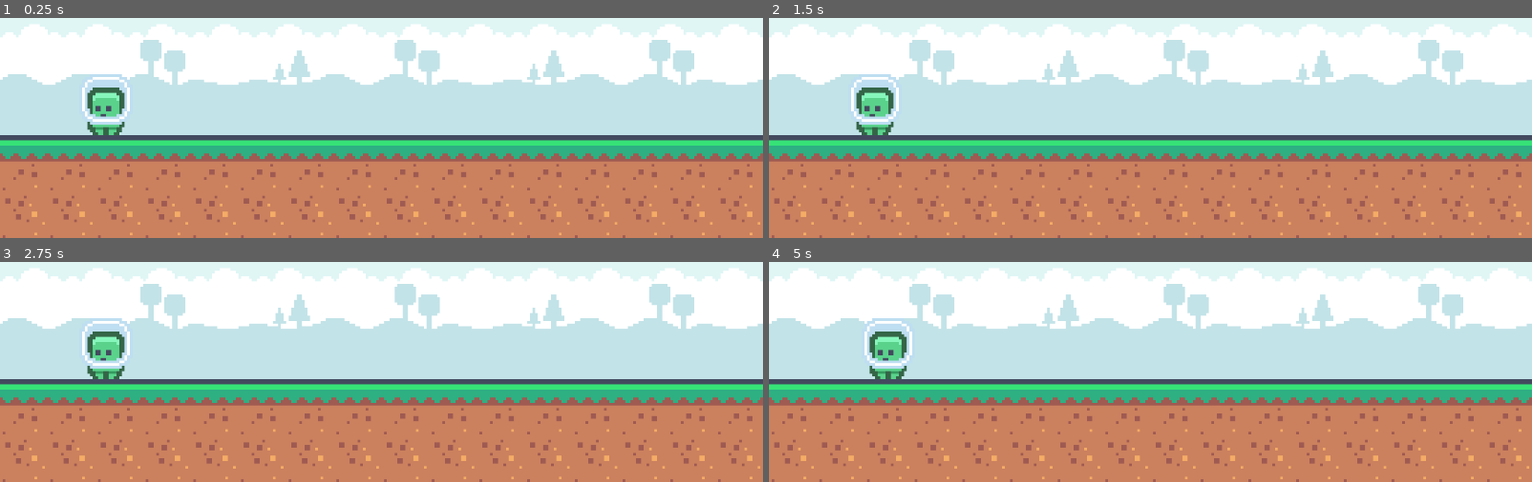
Above: before the commit, frames 1-4 (two rows, left to right).
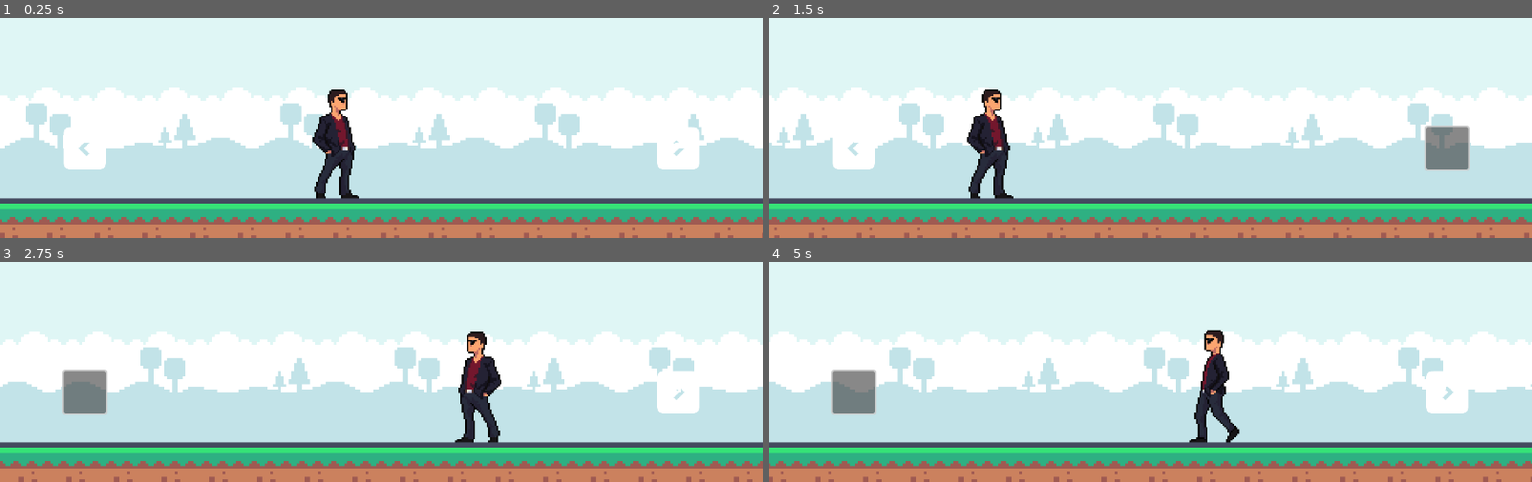
Above: after the commit, the same moments.

Repository: lzy3me/flukejs-journey
Game: Godot game, scene res://scenes/world.tscn
Same seed, same stepped clock (60 frames per second), same inputs: the game is played once before the commit and once after it.
Inputs (mouse positions are in pixels of both pictures, inside the frame that each line leads up to):
- Up to frame 1 (0.25 s): no input
- Up to frame 2 (1.5 s): click (1448, 147) at 0.52 s; click (1448, 147) at 1.27 s
- Up to frame 3 (2.75 s): click (83, 391) at 2.02 s
- Up to frame 4 (5 s): click (852, 391) at 2.77 s; tap Enter at 3.5 s; hold Right (ui_right) 3.53-4.28 s; hold Left (ui_left) from 4.28 s (still down)

The runs differ from the first frame. In frame 1, 86% of the frame differs, in the area x 0-100%, y 3-100%; in frame 2, 86%; in frame 3, 86%; in frame 4, 86%.

Commit message:
Add export presets for Web platform and update player controls
- Added export_presets.cfg for Web export configuration.
- Updated .gitignore to include export directory.
- Introduced new assets for player controls including button textures.
- Enhanced player movement script with button input handling and animation logic.
- Adjusted player scene to incorporate new assets and animations.

Diff:
--- /dev/null
+++ b/assets/left_btn.tres
@@ -0,0 +1,7 @@
+[gd_resource type="StyleBoxTexture" load_steps=2 format=3 uid="uid://cxcyjrluuaxm4"]
+
+[ext_resource type="Texture2D" uid="uid://cgrslob5gohy" path="res://assets/keyboard-&-mouse_sheet_double.png" id="1_d0j3u"]
+
+[resource]
+texture = ExtResource("1_d0j3u")
+region_rect = Rect2(272, 1424, 96, 96)
--- /dev/null
+++ b/assets/left_btn_press.tres
@@ -0,0 +1,7 @@
+[gd_resource type="StyleBoxTexture" load_steps=2 format=3 uid="uid://mkqyc57v84vx"]
+
+[ext_resource type="Texture2D" uid="uid://cgrslob5gohy" path="res://assets/keyboard-&-mouse_sheet_double.png" id="1_42rgo"]
+
+[resource]
+texture = ExtResource("1_42rgo")
+region_rect = Rect2(400, 1424, 96, 96)
--- /dev/null
+++ b/assets/right_btn.tres
@@ -0,0 +1,7 @@
+[gd_resource type="StyleBoxTexture" load_steps=2 format=3 uid="uid://df4l3lh3pnnnn"]
+
+[ext_resource type="Texture2D" uid="uid://cgrslob5gohy" path="res://assets/keyboard-&-mouse_sheet_double.png" id="1_wnyx3"]
+
+[resource]
+texture = ExtResource("1_wnyx3")
+region_rect = Rect2(16, 1424, 96, 96)
--- /dev/null
+++ b/assets/right_btn_press.tres
@@ -0,0 +1,7 @@
+[gd_resource type="StyleBoxTexture" load_steps=2 format=3 uid="uid://3hhp03dxi31v"]
+
+[ext_resource type="Texture2D" uid="uid://cgrslob5gohy" path="res://assets/keyboard-&-mouse_sheet_double.png" id="1_hm8r6"]
+
+[resource]
+texture = ExtResource("1_hm8r6")
+region_rect = Rect2(144, 1424, 96, 96)
--- a/project.godot
+++ b/project.godot
@@ -15,12 +15,14 @@
 config/features=PackedStringArray("4.4", "GL Compatibility")
 config/icon="res://icon.svg"
 
-[display]
+[gui]
 
-window/size/mode=2
+theme/default_font_multichannel_signed_distance_field=true
 
 [rendering]
 
 textures/canvas_textures/default_texture_filter=0
 renderer/rendering_method="gl_compatibility"
 renderer/rendering_method.mobile="gl_compatibility"
+textures/vram_compression/import_etc2_astc=true
+anti_aliasing/quality/screen_space_aa=1
--- a/scenes/player.tscn
+++ b/scenes/player.tscn
@@ -1,24 +1,266 @@
-[gd_scene load_steps=4 format=3 uid="uid://dd2ocdvvcfbkv"]
+[gd_scene load_steps=30 format=3 uid="uid://dd2ocdvvcfbkv"]
 
 [ext_resource type="Script" uid="uid://cw8rd5bltt2x3" path="res://scripts/player.gd" id="1_g2els"]
-[ext_resource type="Texture2D" uid="uid://x634yamub85" path="res://assets/Tiles/Characters/tile_0000.png" id="2_qhqgy"]
+[ext_resource type="Texture2D" uid="uid://chxakx7wl4i07" path="res://assets/City_men_3/Idle.png" id="2_fjrip"]
+[ext_resource type="StyleBox" uid="uid://mkqyc57v84vx" path="res://assets/left_btn_press.tres" id="3_dqkch"]
+[ext_resource type="Texture2D" uid="uid://bwddetl8jaybe" path="res://assets/City_men_3/Walk.png" id="3_fjrip"]
+[ext_resource type="StyleBox" uid="uid://3hhp03dxi31v" path="res://assets/right_btn_press.tres" id="3_tuyoq"]
+[ext_resource type="StyleBox" uid="uid://df4l3lh3pnnnn" path="res://assets/right_btn.tres" id="4_fjrip"]
+[ext_resource type="StyleBox" uid="uid://cxcyjrluuaxm4" path="res://assets/left_btn.tres" id="4_qlg0r"]
 
 [sub_resource type="RectangleShape2D" id="RectangleShape2D_dqkch"]
-size = Vector2(20, 23)
+size = Vector2(18, 40)
+
+[sub_resource type="AtlasTexture" id="AtlasTexture_smehm"]
+atlas = ExtResource("2_fjrip")
+region = Rect2(0, 0, 128, 128)
+
+[sub_resource type="AtlasTexture" id="AtlasTexture_ur7pv"]
+atlas = ExtResource("2_fjrip")
+region = Rect2(128, 0, 128, 128)
+
+[sub_resource type="AtlasTexture" id="AtlasTexture_y4r1p"]
+atlas = ExtResource("2_fjrip")
+region = Rect2(256, 0, 128, 128)
+
+[sub_resource type="AtlasTexture" id="AtlasTexture_d2wvv"]
+atlas = ExtResource("2_fjrip")
+region = Rect2(384, 0, 128, 128)
+
+[sub_resource type="AtlasTexture" id="AtlasTexture_3v2ag"]
+atlas = ExtResource("2_fjrip")
+region = Rect2(512, 0, 128, 128)
+
+[sub_resource type="AtlasTexture" id="AtlasTexture_jej6c"]
+atlas = ExtResource("2_fjrip")
+region = Rect2(640, 0, 128, 128)
+
+[sub_resource type="AtlasTexture" id="AtlasTexture_f1ej7"]
+atlas = ExtResource("3_fjrip")
+region = Rect2(0, 0, 128, 128)
+
+[sub_resource type="AtlasTexture" id="AtlasTexture_oprun"]
+atlas = ExtResource("3_fjrip")
+region = Rect2(128, 0, 128, 128)
+
+[sub_resource type="AtlasTexture" id="AtlasTexture_a8ls1"]
+atlas = ExtResource("3_fjrip")
+region = Rect2(256, 0, 128, 128)
+
+[sub_resource type="AtlasTexture" id="AtlasTexture_qfm1y"]
+atlas = ExtResource("3_fjrip")
+region = Rect2(384, 0, 128, 128)
+
+[sub_resource type="AtlasTexture" id="AtlasTexture_fulsm"]
+atlas = ExtResource("3_fjrip")
+region = Rect2(512, 0, 128, 128)
+
+[sub_resource type="AtlasTexture" id="AtlasTexture_4r5pv"]
+atlas = ExtResource("3_fjrip")
+region = Rect2(640, 0, 128, 128)
+
+[sub_resource type="AtlasTexture" id="AtlasTexture_60mlk"]
+atlas = ExtResource("3_fjrip")
+region = Rect2(768, 0, 128, 128)
+
+[sub_resource type="AtlasTexture" id="AtlasTexture_i4ail"]
+atlas = ExtResource("3_fjrip")
+region = Rect2(896, 0, 128, 128)
+
+[sub_resource type="AtlasTexture" id="AtlasTexture_a38lo"]
+atlas = ExtResource("3_fjrip")
+region = Rect2(1024, 0, 128, 128)
+
+[sub_resource type="AtlasTexture" id="AtlasTexture_4ni07"]
+atlas = ExtResource("3_fjrip")
+region = Rect2(1152, 0, 128, 128)
+
+[sub_resource type="SpriteFrames" id="SpriteFrames_f1ej7"]
+resource_local_to_scene = true
+animations = [{
+"frames": [{
+"duration": 1.0,
+"texture": SubResource("AtlasTexture_smehm")
+}, {
+"duration": 1.0,
+"texture": SubResource("AtlasTexture_ur7pv")
+}, {
+"duration": 1.0,
+"texture": SubResource("AtlasTexture_y4r1p")
+}, {
+"duration": 1.0,
+"texture": SubResource("AtlasTexture_d2wvv")
+}, {
+"duration": 1.0,
+"texture": SubResource("AtlasTexture_3v2ag")
+}, {
+"duration": 1.0,
+"texture": SubResource("AtlasTexture_jej6c")
+}],
+"loop": true,
+"name": &"idle",
+"speed": 7.0
+}, {
+"frames": [{
+"duration": 1.0,
+"texture": SubResource("AtlasTexture_f1ej7")
+}, {
+"duration": 1.0,
+"texture": SubResource("AtlasTexture_oprun")
+}, {
+"duration": 1.0,
+"texture": SubResource("AtlasTexture_a8ls1")
+}, {
+"duration": 1.0,
+"texture": SubResource("AtlasTexture_qfm1y")
+}, {
+"duration": 1.0,
+"texture": SubResource("AtlasTexture_fulsm")
+}, {
+"duration": 1.0,
+"texture": SubResource("AtlasTexture_4r5pv")
+}, {
+"duration": 1.0,
+"texture": SubResource("AtlasTexture_60mlk")
+}, {
+"duration": 1.0,
+"texture": SubResource("AtlasTexture_i4ail")
+}, {
+"duration": 1.0,
+"texture": SubResource("AtlasTexture_a38lo")
+}, {
+"duration": 1.0,
+"texture": SubResource("AtlasTexture_4ni07")
+}],
+"loop": false,
+"name": &"walk",
+"speed": 15.0
+}]
+
+[sub_resource type="Animation" id="Animation_fjrip"]
+resource_name = "move_left"
+length = 0.5
+tracks/0/type = "value"
+tracks/0/imported = false
+tracks/0/enabled = true
+tracks/0/path = NodePath("Camera2D:offset")
+tracks/0/interp = 1
+tracks/0/loop_wrap = true
+tracks/0/keys = {
+"times": PackedFloat32Array(0, 0.5),
+"transitions": PackedFloat32Array(1, 0.435275),
+"update": 0,
+"values": [Vector2(50, -50), Vector2(-50, -50)]
+}
+
+[sub_resource type="Animation" id="Animation_smehm"]
+resource_name = "move_right"
+length = 0.5
+tracks/0/type = "value"
+tracks/0/imported = false
+tracks/0/enabled = true
+tracks/0/path = NodePath("Camera2D:offset")
+tracks/0/interp = 1
+tracks/0/loop_wrap = true
+tracks/0/keys = {
+"times": PackedFloat32Array(0, 0.5),
+"transitions": PackedFloat32Array(1, 0.378929),
+"update": 0,
+"values": [Vector2(-50, -50), Vector2(50, -50)]
+}
+
+[sub_resource type="Animation" id="Animation_ur7pv"]
+length = 0.001
+tracks/0/type = "value"
+tracks/0/imported = false
+tracks/0/enabled = true
+tracks/0/path = NodePath("Camera2D:offset")
+tracks/0/interp = 1
+tracks/0/loop_wrap = true
+tracks/0/keys = {
+"times": PackedFloat32Array(0),
+"transitions": PackedFloat32Array(1),
+"update": 0,
+"values": [Vector2(0, 0)]
+}
+
+[sub_resource type="AnimationLibrary" id="AnimationLibrary_y4r1p"]
+_data = {
+&"RESET": SubResource("Animation_ur7pv"),
+&"move_left": SubResource("Animation_fjrip"),
+&"move_right": SubResource("Animation_smehm")
+}
 
 [node name="player" type="CharacterBody2D"]
 script = ExtResource("1_g2els")
 
 [node name="CollisionShape2D" type="CollisionShape2D" parent="."]
-position = Vector2(0, 0.5)
+position = Vector2(-1, -4)
 shape = SubResource("RectangleShape2D_dqkch")
 
-[node name="Sprite2D" type="Sprite2D" parent="."]
-texture = ExtResource("2_qhqgy")
+[node name="AnimatedSprite2D" type="AnimatedSprite2D" parent="."]
+position = Vector2(-1.90735e-06, -24)
+scale = Vector2(0.625, 0.625)
+sprite_frames = SubResource("SpriteFrames_f1ej7")
+animation = &"walk"
+autoplay = "idle"
+frame = 9
+frame_progress = 1.0
 
 [node name="Camera2D" type="Camera2D" parent="."]
-offset = Vector2(0, -30)
 zoom = Vector2(4, 4)
 limit_left = 0
 position_smoothing_enabled = true
-position_smoothing_speed = 15.0
+position_smoothing_speed = 2.0
+
+[node name="AnimationPlayer" type="AnimationPlayer" parent="."]
+libraries = {
+&"": SubResource("AnimationLibrary_y4r1p")
+}
+
+[node name="GUI" type="CanvasLayer" parent="."]
+
+[node name="Container" type="ColorRect" parent="GUI"]
+anchors_preset = 15
+anchor_right = 1.0
+anchor_bottom = 1.0
+grow_horizontal = 2
+grow_vertical = 2
+color = Color(1, 1, 1, 0)
+
+[node name="rightBtn" type="Button" parent="GUI/Container"]
+layout_mode = 1
+anchors_preset = 3
+anchor_left = 1.0
+anchor_top = 1.0
+anchor_right = 1.0
+anchor_bottom = 1.0
+offset_left = -160.0
+offset_top = -168.0
+offset_right = -96.0
+offset_bottom = -104.0
+grow_horizontal = 0
+grow_vertical = 0
+theme_override_styles/pressed = ExtResource("3_tuyoq")
+theme_override_styles/normal = ExtResource("4_fjrip")
+
+[node name="leftBtn" type="Button" parent="GUI/Container"]
+layout_mode = 1
+anchors_preset = 3
+anchor_left = 1.0
+anchor_top = 1.0
+anchor_right = 1.0
+anchor_bottom = 1.0
+offset_left = -1056.0
+offset_top = -168.0
+offset_right = -992.0
+offset_bottom = -104.0
+grow_horizontal = 0
+grow_vertical = 0
+theme_override_styles/pressed = ExtResource("3_dqkch")
+theme_override_styles/normal = ExtResource("4_qlg0r")
+
+[connection signal="button_down" from="GUI/Container/rightBtn" to="." method="go_right_btn"]
+[connection signal="button_up" from="GUI/Container/rightBtn" to="." method="cancel_go"]
+[connection signal="button_down" from="GUI/Container/leftBtn" to="." method="go_left_btn"]
+[connection signal="button_up" from="GUI/Container/leftBtn" to="." method="cancel_go"]
--- a/scenes/world.tscn
+++ b/scenes/world.tscn
@@ -749,4 +749,4 @@
 tile_set = SubResource("TileSet_k0juu")
 
 [node name="player" parent="." instance=ExtResource("1_nnsk1")]
-position = Vector2(40, 294)
+position = Vector2(172, 290)
--- a/scripts/player.gd
+++ b/scripts/player.gd
@@ -2,18 +2,70 @@
 
 @export var speed = 100
 @export var gravity = 1800
+
+@onready var player = $"."
+
+var actionStrength = 0.0
+var last_direction = 0
+var current_direction = 0
+
+func _init() -> void:
+	print(OS.get_name())
+	if OS.get_name() == "Android" or OS.get_name() == "IOS":
+		$"GUI".show()
+
+func _ready() -> void:
+	current_direction = 1
 
 func _physics_process(delta: float) -> void:
 	velocity.y += gravity * delta
 
 	horizontal_movement()
 	move_and_slide()
+	player_animation()
 
 func horizontal_movement():
-	var horizontal_input = Input.get_action_strength("ui_right") - Input.get_action_strength("ui_left")
+	var horizontal_input = Input.get_action_strength("ui_right") - Input.get_action_strength("ui_left") + actionStrength
 
-	if $".".position.x < 10:
+	if player.position.x < 10:
 		velocity.x = 0
-		$".".position.x = 10
+		player.position.x = 10
 	else:
 		velocity.x = horizontal_input * speed
+
+func go_right_btn():
+	actionStrength = 1.0
+
+func go_left_btn():
+	actionStrength = -1.0
+
+func cancel_go():
+	actionStrength = 0.0
+
+func player_animation():
+	if Input.is_action_pressed("ui_left") || actionStrength < 0:
+		$AnimatedSprite2D.flip_h = true
+		$AnimatedSprite2D.play("walk")
+
+	if Input.is_action_pressed("ui_right") || actionStrength > 0:
+		$AnimatedSprite2D.flip_h = false
+		$AnimatedSprite2D.play("walk")
+
+	if !Input.is_anything_pressed():
+		$AnimatedSprite2D.play("idle")
+
+func _process(delta: float) -> void:
+	if velocity.x > 0:
+		current_direction = 1
+	elif velocity.x < 0:
+		current_direction = -1
+
+	if current_direction != last_direction:
+		if current_direction == 1:
+			$AnimationPlayer.play("move_right")
+			$Camera2D.limit_left = 50
+		elif current_direction == -1:
+			$AnimationPlayer.play("move_left")
+			$Camera2D.limit_left = 50
+
+		last_direction = current_direction
Binary file added: assets/City_men_3/Attack.png
Not shown, added: assets/City_men_3/Attack.png.import
Binary file added: assets/City_men_3/Dead.png
Not shown, added: assets/City_men_3/Dead.png.import
Binary file added: assets/City_men_3/Hurt.png
Not shown, added: assets/City_men_3/Hurt.png.import
Binary file added: assets/City_men_3/Idle.png
Not shown, added: assets/City_men_3/Idle.png.import
Not shown, added: assets/City_men_3/Licens.txt
Binary file added: assets/City_men_3/Run.png
Not shown, added: assets/City_men_3/Run.png.import
Binary file added: assets/City_men_3/Walk.png
(and 5 more such lines)
